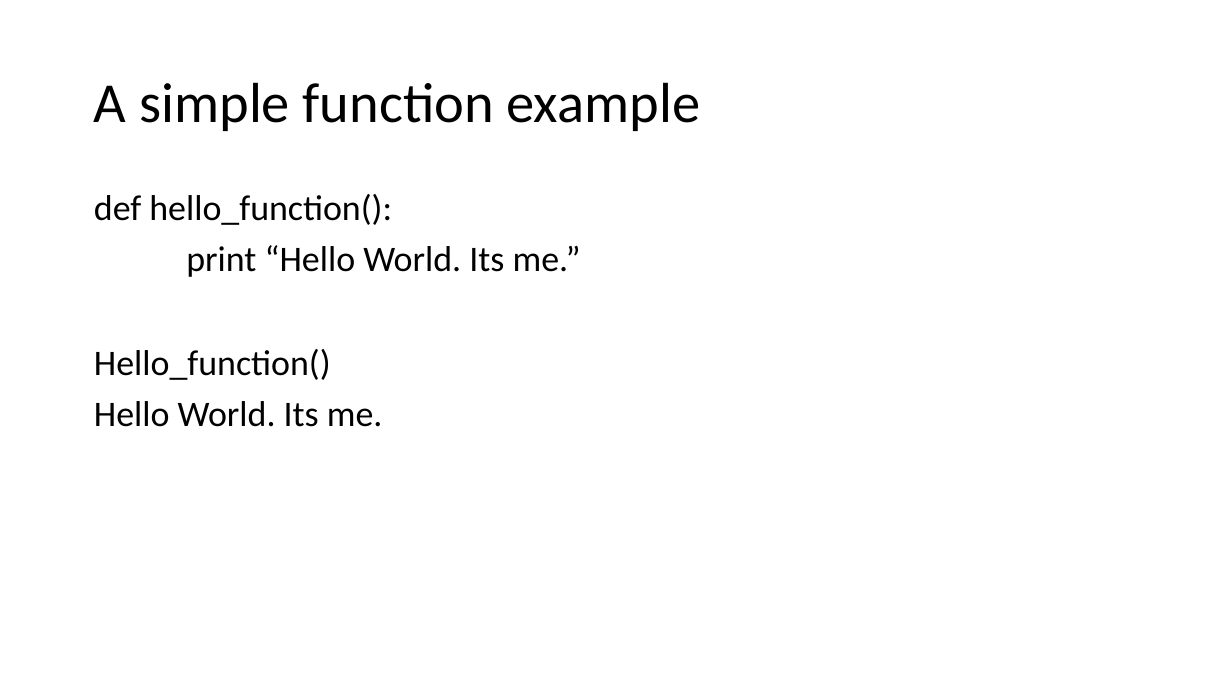
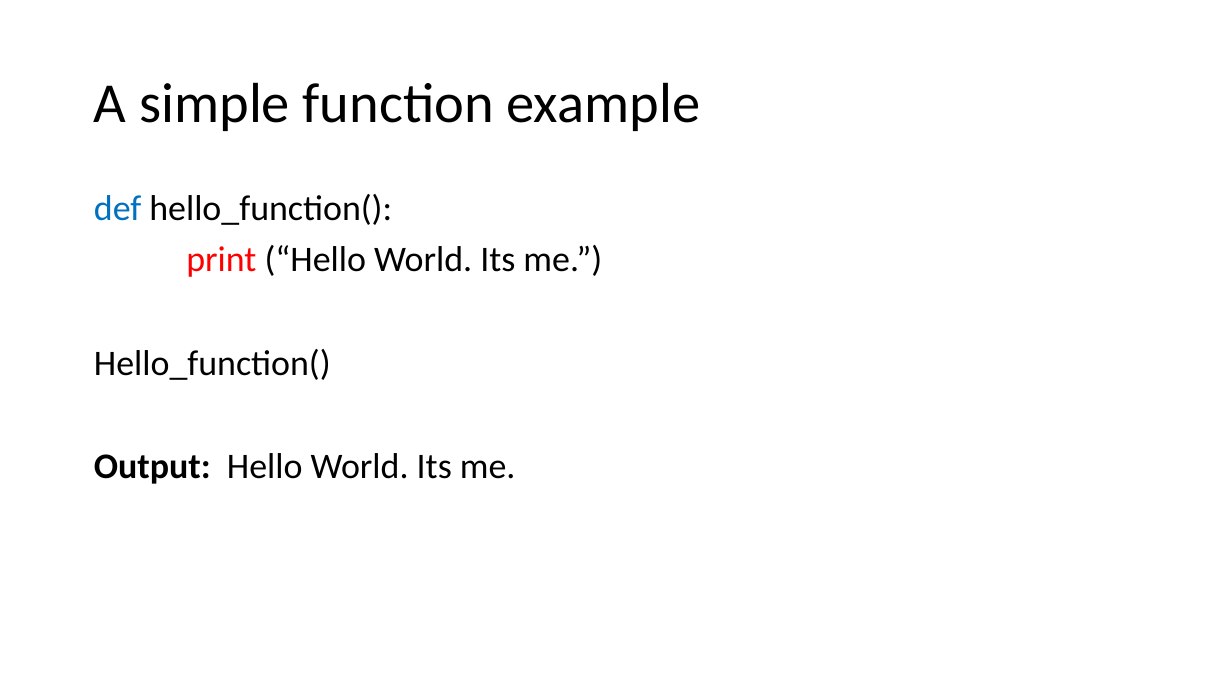
Before and after one commit to HKohin/Python-for-Upward-Bound-Program, a slide deck: slide 12 of PYTHON_10_Functions Part 1.pptx. Drawn at 1232x693 pixels with LibreOffice and Linux fonts; fonts in the diff are those of the drawing. Boxes give left, top, right and bottom in pixels: in the first picture for what was removed or moved away, otherwise in the second. Text is boxed around its words. In the diff, an @@ line names an element or a change of style, - is before the commit and + after.

```diff
--- a/PYTHON_10_Functions Part 1.pptx
+++ b/PYTHON_10_Functions Part 1.pptx
@@ text at <box>94,194,392,225</box>: text colour #000000 to #0070C0 in "def" @@
@@ text at <box>186,245,602,277</box>: text changed @@
-print “Hello World. Its me.”
+print (“Hello World. Its me.”)
@@ text at <box>94,453,516,484</box>: text changed @@
-Hello World. Its me.
+Output: Hello World. Its me.
```
Also in this commit, not shown: 4 other slides changed, 1 other file.
